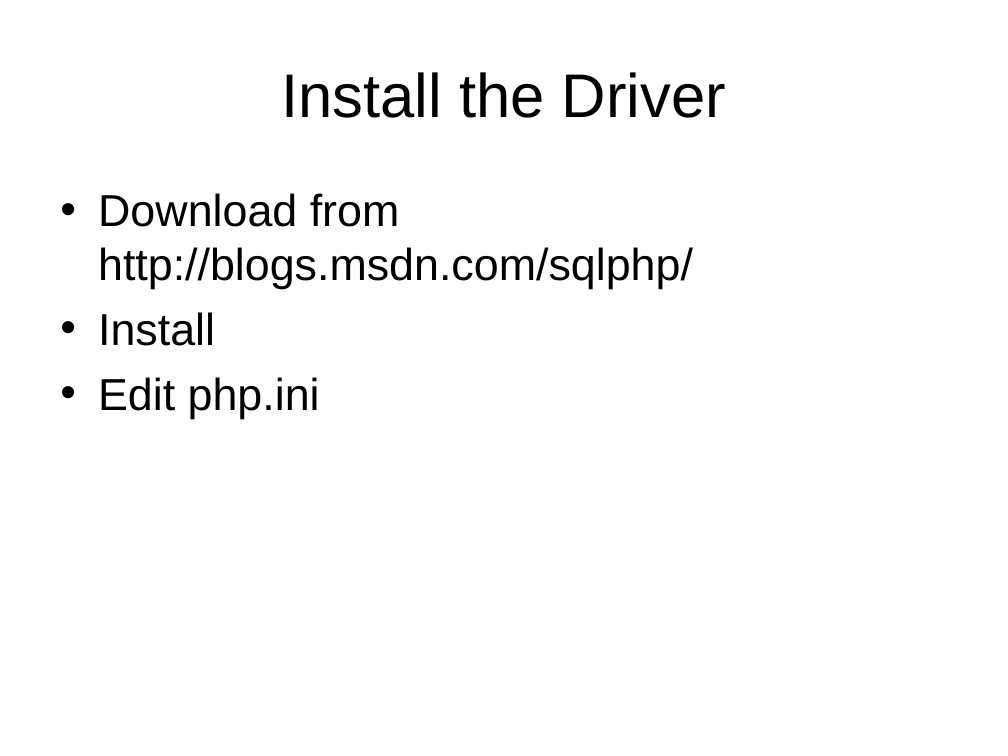
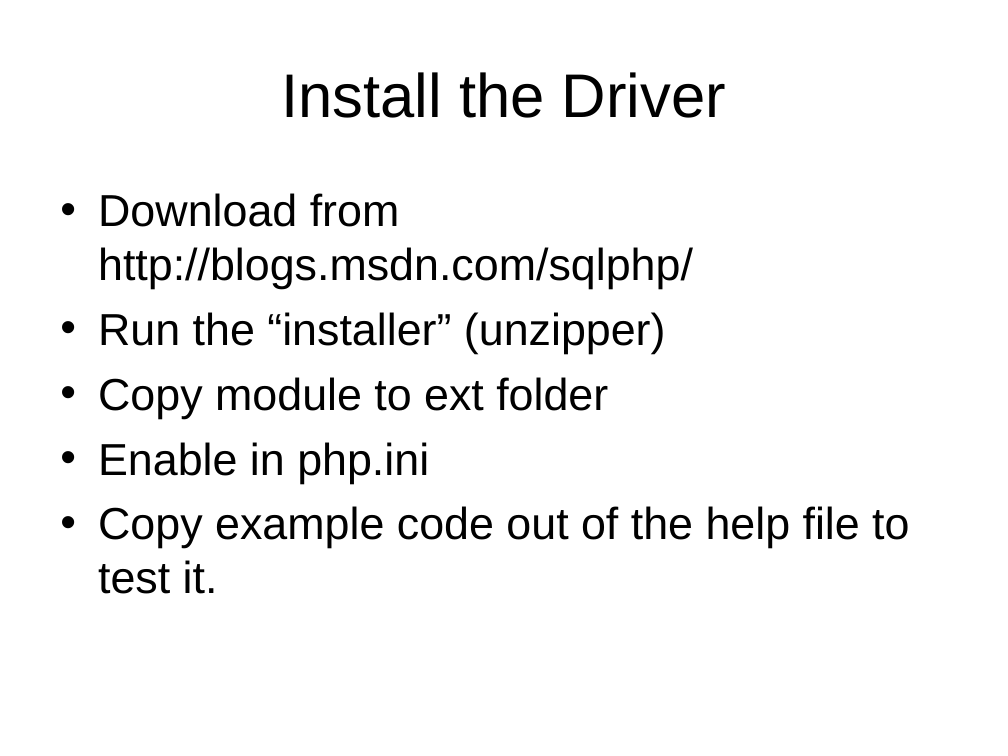
Before and after one commit to LIPHP/Employee-Contact-List, a slide deck: slide 8 of Docs/Using Microsoft SQL Server with PHP.ppt. Drawn at 1008x756 pixels with LibreOffice and Linux fonts; fonts in the diff are those of the drawing. Boxes give left, top, right and bottom in pixels: in the first picture for what was removed or moved away, otherwise in the second. Text is boxed around its words. In the diff, an @@ line names an element or a change of style, - is before the commit and + after.

```diff
--- a/Docs/Using Microsoft SQL Server with PHP.ppt
+++ b/Docs/Using Microsoft SQL Server with PHP.ppt
@@ text at box(98, 312, 909, 594): text changed @@
-• Install
-• Edit php.ini
+• Run the “installer” (unzipper)
+• Copy module to ext folder
+• Enable in php.ini
+• Copy example code out of the help file to test it.
```
Also in this commit, not shown: 7 other slides changed, 8 slides added, 1 slide removed, 3 other files.
